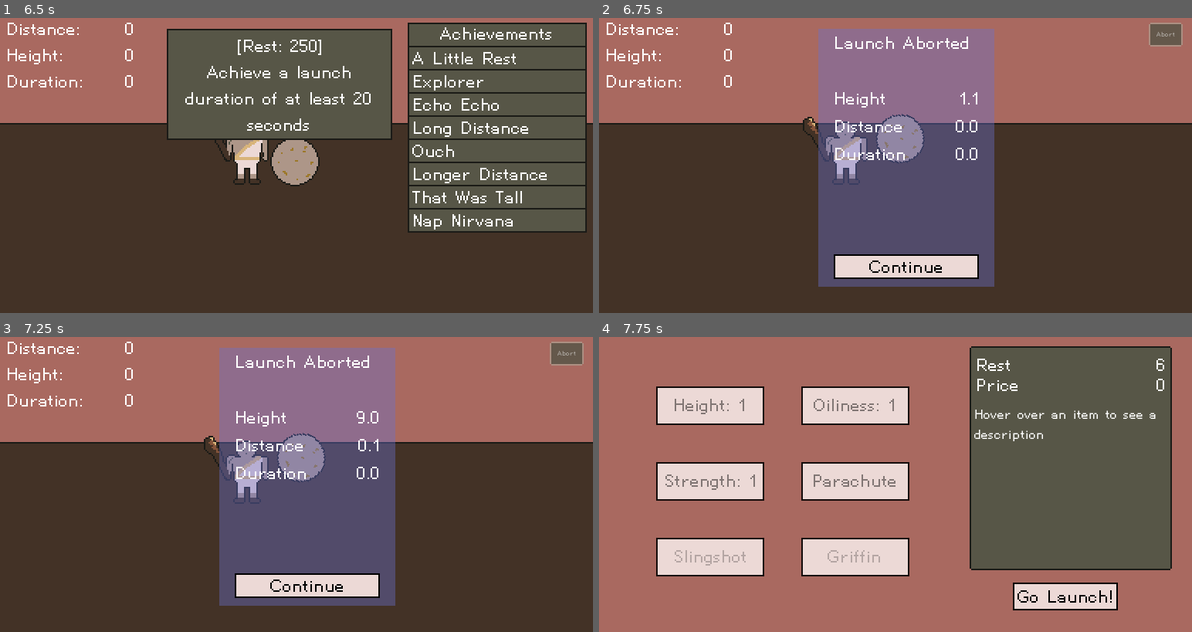
Above: before the commit, frames 1-4 (two rows, left to right).
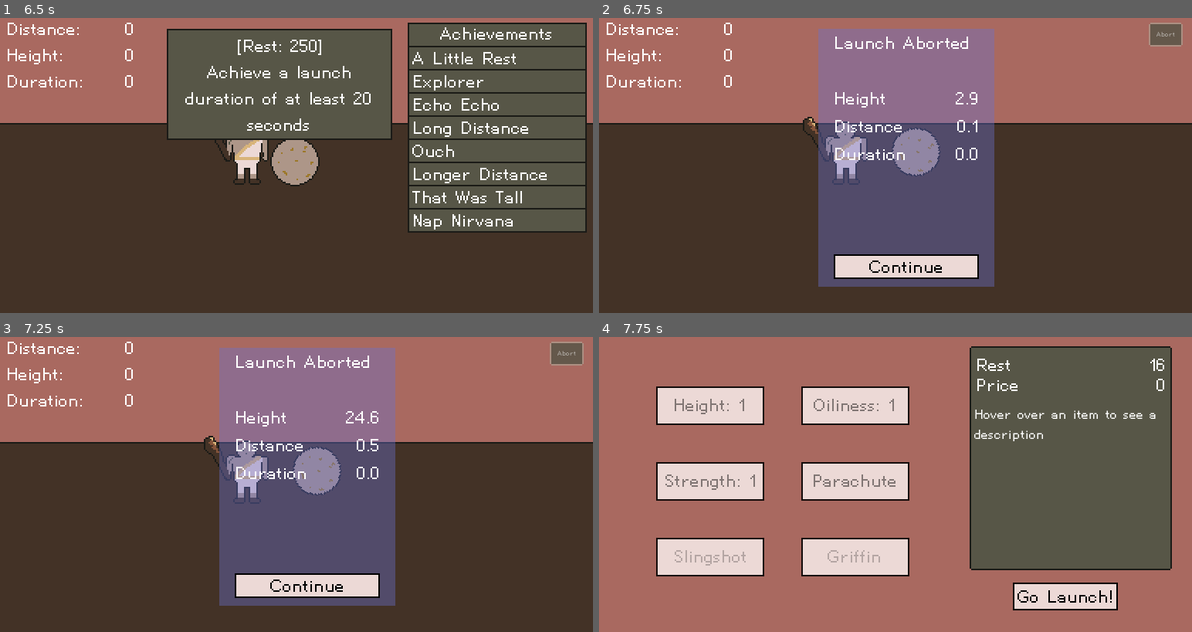
Above: after the commit, the same moments.

Repository: nolenroyalty/sisyphus-needs-a-nap
Game: Godot game, scene res://Intro/Intro.tscn
Two runs of this game, one before a commit and one after it. Both use one fixed random seed, a clock stepped at 60 frames per second and the inputs below.
Inputs (mouse positions are in pixels of both pictures, inside the frame that each line leads up to):
- Up to frame 1 (6.5 s): click "skip" at 0.5 s; click "Abort" at 1.25 s; click "Got it" at 2 s; click "Abort" at 2.75 s; click "Got it" at 3.5 s; click "Abort" at 4.25 s; tap Enter (ui_accept) at 5, 5.27, 5.57, 5.75, 6.02, 6.32 s; move the mouse to (296, 162) at 5.02 s; tap 2 (deploy_griffin) at 5.1 s; click (296, 162) at 5.17 s; move the mouse to (498, 59) at 5.77 s; tap 1 (deploy_parachute) at 5.85 s; click (498, 59) at 5.92 s
- Up to frame 2 (6.75 s): tap Enter (ui_accept) at 6.5 s; move the mouse to (1097, 79) at 6.52 s; tap Space (launch_boulder) at 6.6 s; click (1097, 79) at 6.67 s
- Up to frame 3 (7.25 s): no input
- Up to frame 4 (7.75 s): click "Continue" at 7.25 s

Frame 1 is identical in both runs. In frame 2, 1.2% of the frame differs, in the area x 46-64%, y 25-54%; in frame 3, 1.2%; in frame 4, less than 0.1%.

Commit message:
Fix collision

Diff:
--- a/Flight/Flight.tscn
+++ b/Flight/Flight.tscn
@@ -63,7 +63,7 @@
 collision_layer = 2
 
 [node name="CollisionPolygon2D" type="CollisionPolygon2D" parent="Launch/BackupZones"]
-polygon = PoolVector2Array( 764, 464, 764, 582, -89, 583, -85, 438, 0, 463, 735, 531, 738, 465 )
+polygon = PoolVector2Array( 764, 464, 764, 582, -89, 583, -85, 438, -22, 524, 738, 532, 738, 465 )
 
 [node name="Player" type="Sprite" parent="Launch"]
 position = Vector2( 251, 471 )
